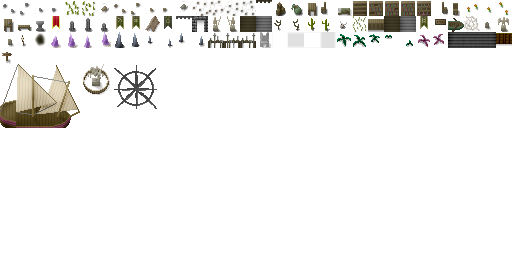
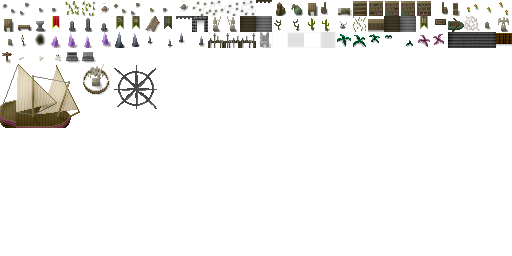
Two versions of the same layered image (512x256). Layer-by-layer changes:
painted on "shade" over bbox(19, 52, 96, 63)
